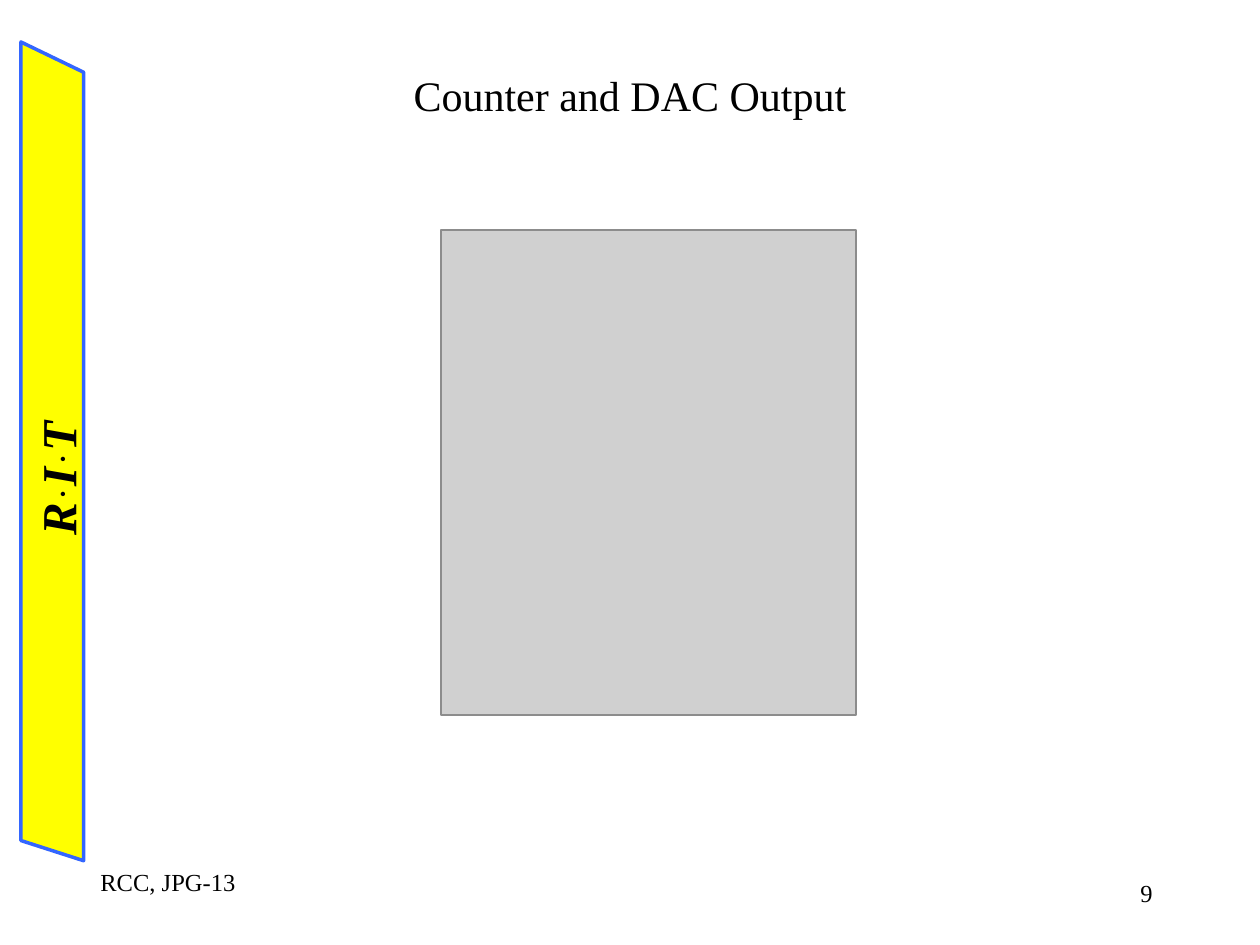
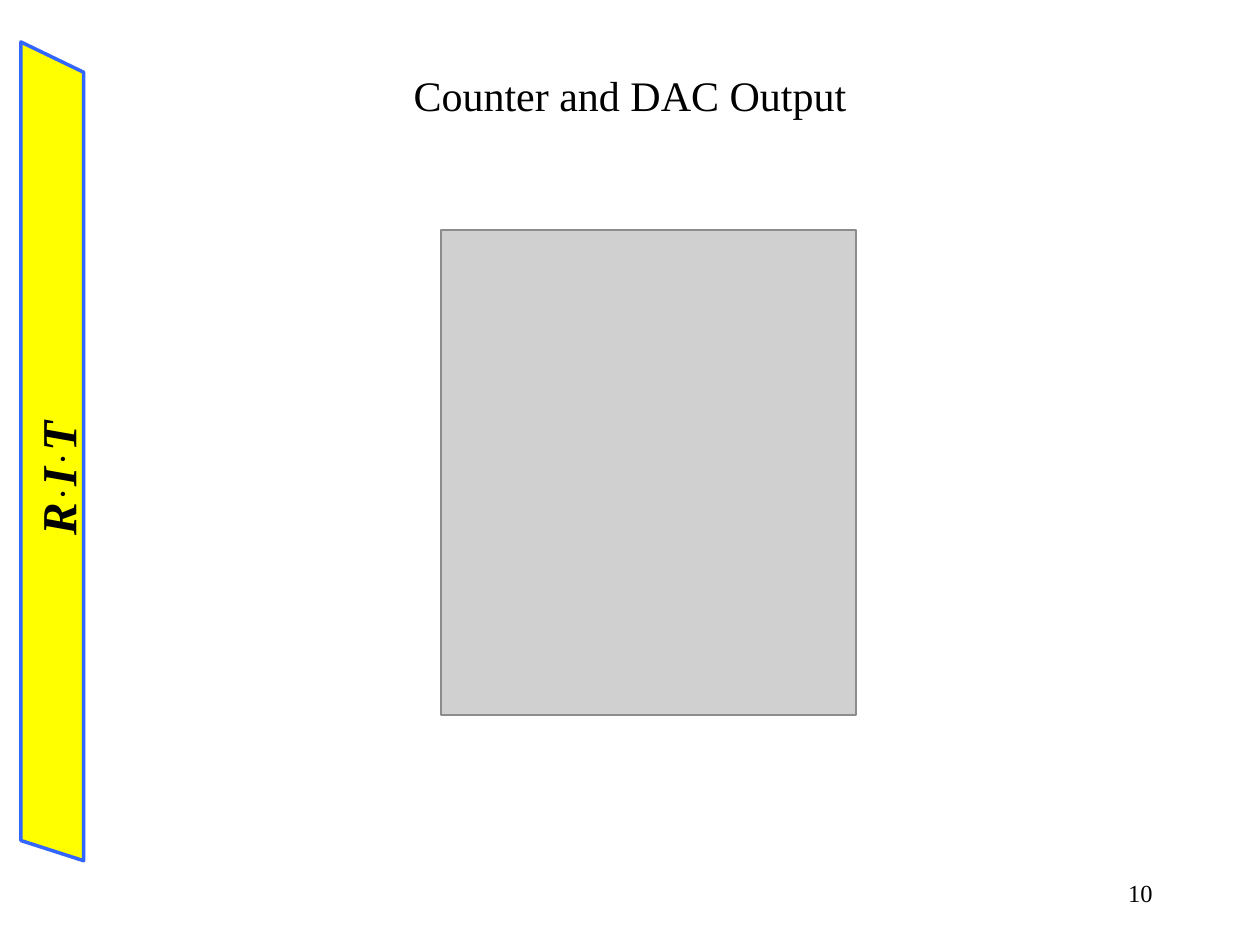
Before and after one commit to blizzardfinnegan/rit2195Notes, a slide deck: slide 10 of EEET-222-03/lab6/lab6.ppt (slide 9 before the commit). Drawn at 1260x945 pixels with LibreOffice and Linux fonts; fonts in the diff are those of the drawing; grey boxes stand for pictures. Boxes give left, top, right and bottom in pixels: in the first picture for what was removed or moved away, otherwise in the second. Text is boxed around its words. In the diff, an @@ line names an element or a change of style, - is before the commit and + after.

```diff
--- a/EEET-222-03/lab6/lab6.ppt
+++ b/EEET-222-03/lab6/lab6.ppt
@@ text removed at <box>100,874,236,895</box> @@
-RCC, JPG-13
@@ page number at <box>1128,885,1153,903</box>: text changed @@
-9
+10
```
Also in this commit, not shown: 12 other slides changed, 3 slides added, 1 slide removed, 51 other files.
